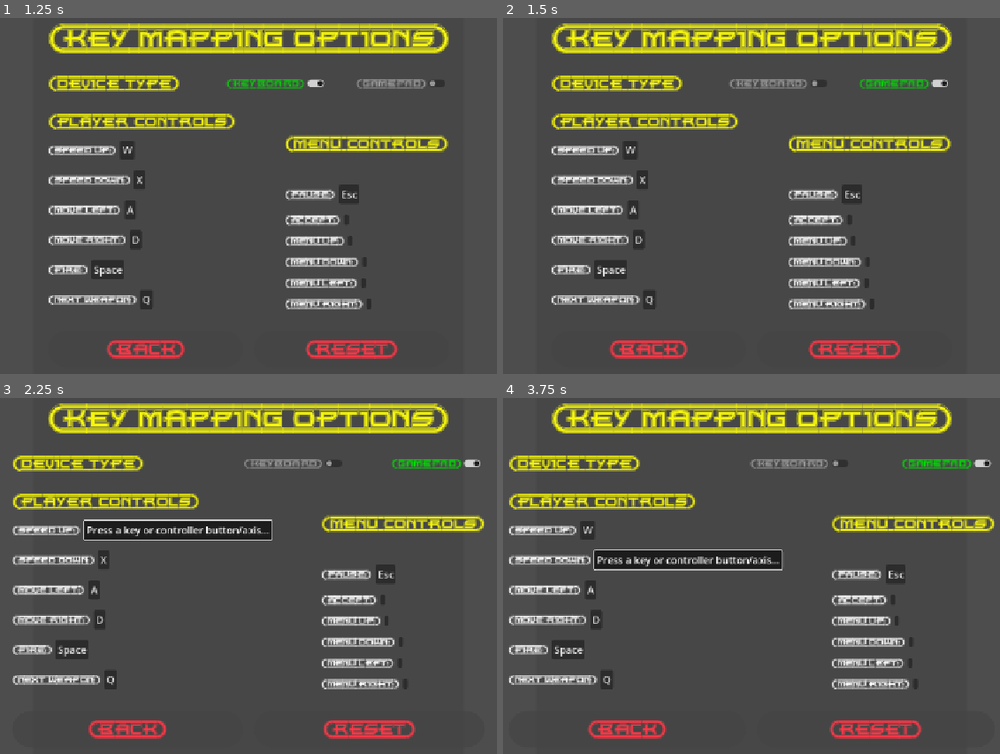
Above: before the commit, frames 1-4 (two rows, left to right).
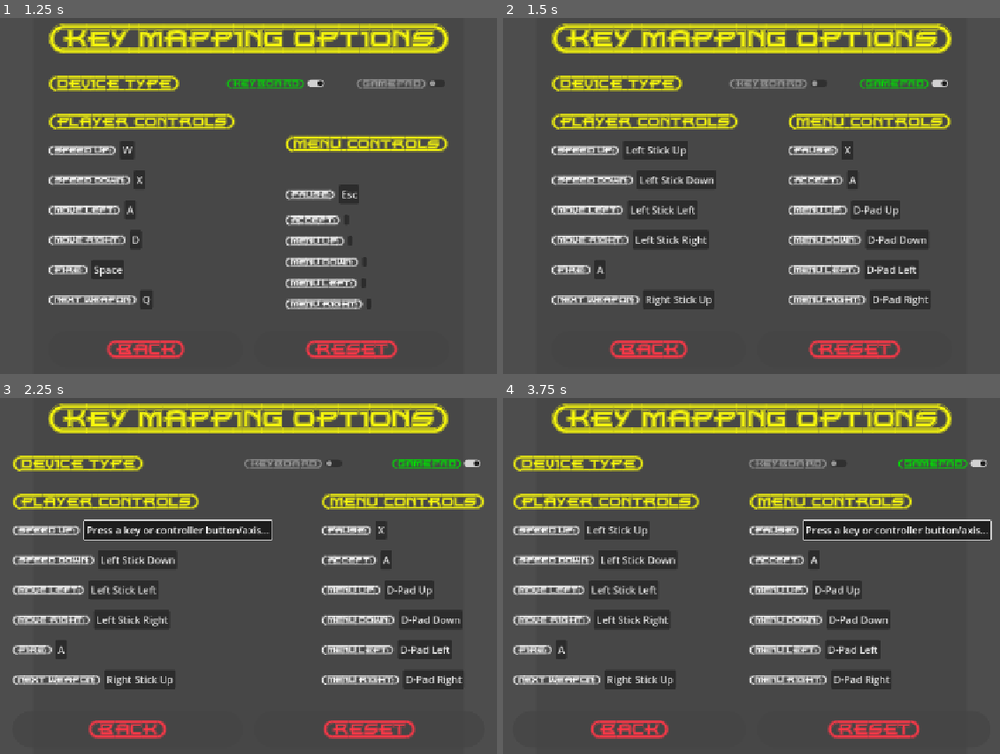
Above: after the commit, the same moments.

Repository: ikostan/SkyLockAssault
Game: Godot game, scene res://scenes/key_mapping_menu.tscn
Two runs of this game, one before a commit and one after it. Both use one fixed random seed, a clock stepped at 60 frames per second and the inputs below. This scene is started directly instead of the project's main scene. Video files are missing from this copy of the repository; at most half a second of black plays in their place. Sound files missing from this copy of the repository are replaced by a short silence.
Inputs:
- Up to frame 1 (1.25 s): click "{KEYBOARD}" at 0.5 s
- Up to frame 2 (1.5 s): click "{GAMEPAD}" at 1.25 s
- Up to frame 3 (2.25 s): click "W" (after the commit: "Left Stick Up") at 2 s
- Up to frame 4 (3.75 s): click "Press a key or controller but…" at 2.75 s; click "X" at 3.5 s

Frame 1 is identical in both runs. In frame 2, 11% of the frame differs, in the area x 19-91%, y 26-82%; in frame 3, 10%; in frame 4, 17%, in the area x 1-99%, y 16-96%.

Commit message:
Refactor input remapping for device-specific controls
Improves input remapping by distinguishing between keyboard and gamepad events, updating button text and logging accordingly. Adds device-specific default mappings and enables resetting controls for only the selected device. Refactors event matching and updates settings to support separate keyboard and gamepad defaults.

Diff:
--- a/scripts/input_remap_button.gd
+++ b/scripts/input_remap_button.gd
@@ -33,7 +33,8 @@
 	Key.KEY_RIGHT: "Right",
 	Key.KEY_UP: "Up",
 	Key.KEY_DOWN: "Down",
-	Key.KEY_ESCAPE: "Esc"
+	Key.KEY_ESCAPE: "Esc",
+	Key.KEY_ENTER: "Enter",
 	# Add more as needed for arrow keys, etc.
 }
 
@@ -103,8 +104,8 @@
 # Value to normalize axis direction to (e.g., +1.0 or -1.0)
 const AXIS_NORMALIZED_VALUE: float = 1.0
 
+@export var current_device: DeviceType = DeviceType.KEYBOARD
 @export var action: String = ""
-@export var action_event_index: int = 0
 
 var listening: bool = false
 
@@ -112,6 +113,7 @@
 # Ready: Setup toggle, text, connect pressed.
 # :rtype: void
 func _ready() -> void:
+	add_to_group("remap_buttons")
 	toggle_mode = true
 	update_button_text()
 	if not pressed.is_connected(_on_pressed):
@@ -132,38 +134,63 @@
 # :param event: Input event.
 # :type event: InputEvent
 # :rtype: void
+# In input_remap_button.gd (full updated _input function)
 func _input(event: InputEvent) -> void:
 	if not listening:
 		return
 
+	# Device-specific filtering: Skip if event doesn't match current device
+	if current_device == DeviceType.KEYBOARD and not event is InputEventKey:
+		return
+	elif (
+		current_device == DeviceType.GAMEPAD
+		and not (event is InputEventJoypadButton or event is InputEventJoypadMotion)
+	):
+		return
+
 	# Handle keyboard key press
 	if event is InputEventKey and event.pressed:
-		erase_old_event()
-		var new_event := InputEventKey.new()
+		erase_old_event()  # Remove the old matching event for this device
+		var new_event := InputEventKey.new()  # Consistent name: new_event
 		new_event.physical_keycode = event.physical_keycode
-		InputMap.action_add_event(action, new_event)
-		finish_remap()
-		return
-
-	# Handle joypad button press
+		InputMap.action_add_event(action, new_event)  # Add the new event
+		# Log the remap right here, using get_event_label on the new event
+		Globals.log_message(
+			"User remapped action '" + action + "' to '" + get_event_label(new_event) + "'",
+			Globals.LogLevel.DEBUG
+		)
+		finish_remap()  # Wrap up: update text, stop listening, save, etc.
+		return
+
+	# Handle gamepad (joypad) button press
 	if event is InputEventJoypadButton and event.pressed:
-		erase_old_event()
-		var new_event := InputEventJoypadButton.new()
+		erase_old_event()  # Remove the old matching event for this device
+		var new_event := InputEventJoypadButton.new()  # Consistent name: new_event
 		new_event.button_index = event.button_index
 		new_event.device = -1  # All devices
-		InputMap.action_add_event(action, new_event)
-		finish_remap()
-		return
-
-	# Handle joypad axis motion (if moved past deadzone)
+		InputMap.action_add_event(action, new_event)  # Add the new event
+		# Log the remap right here, using get_event_label on the new event
+		Globals.log_message(
+			"User remapped action '" + action + "' to '" + get_event_label(new_event) + "'",
+			Globals.LogLevel.DEBUG
+		)
+		finish_remap()  # Wrap up
+		return
+
+	# Handle gamepad (joypad) axis motion (if moved past deadzone)
 	if event is InputEventJoypadMotion and abs(event.axis_value) > AXIS_DEADZONE_THRESHOLD:
-		erase_old_event()
-		var new_event := InputEventJoypadMotion.new()
+		erase_old_event()  # Remove the old matching event for this device
+		var new_event := InputEventJoypadMotion.new()  # Consistent name: new_event
 		new_event.axis = event.axis
 		new_event.axis_value = get_normalized_axis_direction(event.axis_value)  # Normalize to +1 or -1
 		new_event.device = -1  # All devices
-		InputMap.action_add_event(action, new_event)
-		finish_remap()
+		InputMap.action_add_event(action, new_event)  # Add the new event
+		# Log the remap right here, using get_event_label on the new event
+		Globals.log_message(
+			"User remapped action '" + action + "' to '" + get_event_label(new_event) + "'",
+			Globals.LogLevel.DEBUG
+		)
+		finish_remap()  # Wrap up
 		return
 
 
@@ -180,9 +207,24 @@
 # Erase old event at index.
 # :rtype: void
 func erase_old_event() -> void:
-	var events := InputMap.action_get_events(action)
-	if events.size() > action_event_index:
-		InputMap.action_erase_event(action, events[action_event_index])
+	var old_ev: InputEvent = get_matching_event()
+	if old_ev:
+		InputMap.action_erase_event(action, old_ev)
+
+
+## Gets matching event for current device.
+## :rtype: InputEvent|null
+func get_matching_event() -> InputEvent:
+	var events: Array[InputEvent] = InputMap.action_get_events(action)
+	for ev: InputEvent in events:
+		if current_device == DeviceType.KEYBOARD and ev is InputEventKey:
+			return ev
+		elif (
+			current_device == DeviceType.GAMEPAD
+			and (ev is InputEventJoypadButton or ev is InputEventJoypadMotion)
+		):
+			return ev
+	return null
 
 
 # In input_remap_button.gd, inside finish_remap() func (before Settings.save_input_mappings())
@@ -192,26 +234,15 @@
 	update_button_text()
 	button_pressed = false
 	listening = false
-	# Log remap at DEBUG if index valid (uses get_event_label for new binding)
-	var events: Array[InputEvent] = InputMap.action_get_events(action)
-	if events.size() > action_event_index:
-		var new_label: String = get_event_label(events[action_event_index])
-		Globals.log_message(
-			"User remapped action '" + action + "' to '" + new_label + "'", Globals.LogLevel.DEBUG
-		)
-	Settings.save_input_mappings()
-	get_viewport().set_input_as_handled()
+	Settings.save_input_mappings()  # Save the changes
+	get_viewport().set_input_as_handled()  # Prevent further input propagation
 
 
 # Updated to display key, joypad button, or axis label
 # :rtype: void
 func update_button_text() -> void:
-	var events := InputMap.action_get_events(action)
-	if events.size() > action_event_index:
-		var event := events[action_event_index]
-		text = get_event_label(event)
-	else:
-		text = "Unbound"
+	var ev: InputEvent = get_matching_event()
+	text = get_event_label(ev) if ev else "Unbound"
 
 
 # Get display label for any event type (uses custom dicts only)
--- a/scripts/key_mapping.gd
+++ b/scripts/key_mapping.gd
@@ -38,6 +38,7 @@
 	keyboard.button_group = device_group
 	gamepad.button_group = device_group
 	keyboard.button_pressed = true  # Default: Keyboard
+	update_all_remap_buttons()
 
 	process_mode = Node.PROCESS_MODE_ALWAYS
 	Globals.log_message("Controls menu loaded.", Globals.LogLevel.DEBUG)
@@ -61,24 +62,43 @@
 			js_window.controlsBackPressed = _controls_back_button_pressed_cb
 
 
+## Updates all remap buttons.
+## :rtype: void
+func update_all_remap_buttons() -> void:
+	var current: InputRemapButton.DeviceType = (
+		InputRemapButton.DeviceType.KEYBOARD
+		if keyboard.button_pressed
+		else InputRemapButton.DeviceType.GAMEPAD
+	)
+	var buttons: Array[Node] = get_tree().get_nodes_in_group("remap_buttons")
+	for btn: InputRemapButton in buttons:
+		btn.current_device = current
+		btn.update_button_text()
+
+
 # NEW: Reset button handler—resets InputMap to defaults and updates buttons
 func _on_reset_pressed() -> void:
-	if keyboard.button_pressed:
-		Globals.log_message("Reseting keyboard controls.", Globals.LogLevel.DEBUG)
-	elif gamepad.button_pressed:
-		Globals.log_message("Reseting gamepad controls.", Globals.LogLevel.DEBUG)
+	# Function resets only the selected device type (keyboard or gamepad)
+	var device_type: String = "keyboard" if keyboard.button_pressed else "gamepad"
+	Settings.reset_to_defaults(device_type)
+	update_all_remap_buttons()
+	Globals.log_message("Resetting " + device_type + " controls.", Globals.LogLevel.DEBUG)
 
 
 func _on_keyboard_toggled(toggled_on: bool) -> void:
-	Globals.log_message(
-		"_on_keyboard_toggled control pressed: " + str(toggled_on), Globals.LogLevel.DEBUG
-	)
+	if toggled_on:
+		Globals.log_message(
+			"_on_keyboard_toggled control pressed: " + str(toggled_on), Globals.LogLevel.DEBUG
+		)
+		update_all_remap_buttons()
 
 
 func _on_gamepad_toggled(toggled_on: bool) -> void:
-	Globals.log_message(
-		"_on_gamepad_toggled control pressed: " + str(toggled_on), Globals.LogLevel.DEBUG
-	)
+	if toggled_on:
+		Globals.log_message(
+			"_on_gamepad_toggled control pressed: " + str(toggled_on), Globals.LogLevel.DEBUG
+		)
+		update_all_remap_buttons()
 
 
 func _on_controls_back_button_pressed() -> void:
--- a/scripts/settings.gd
+++ b/scripts/settings.gd
@@ -21,8 +21,8 @@
 	"ui_right",
 	"ui_accept",
 ]
-
-const DEFAULT_KEYS: Dictionary = {
+# New: Default keyboard mappings.
+const DEFAULT_KEYBOARD: Dictionary = {
 	"speed_up": KEY_W,
 	"speed_down": KEY_X,
 	"move_left": KEY_A,
@@ -35,7 +35,21 @@
 	"ui_left": KEY_LEFT,
 	"ui_right": KEY_RIGHT,
 	"ui_accept": KEY_ENTER,
-	"ui_focus_next": KEY_TAB
+}
+# New: Default gamepad mappings (assumes Xbox layout; adjust if needed).
+const DEFAULT_GAMEPAD: Dictionary = {
+	"speed_up": {"type": "axis", "axis": JOY_AXIS_TRIGGER_RIGHT, "value": 1.0},  # Throttle up.
+	"speed_down": {"type": "axis", "axis": JOY_AXIS_TRIGGER_LEFT, "value": 1.0},  # Throttle down.
+	"move_left": {"type": "axis", "axis": JOY_AXIS_LEFT_X, "value": -1.0},
+	"move_right": {"type": "axis", "axis": JOY_AXIS_LEFT_X, "value": 1.0},
+	"fire": {"type": "button", "button": JOY_BUTTON_A},
+	"next_weapon": {"type": "button", "button": JOY_BUTTON_Y},
+	"pause": {"type": "button", "button": JOY_BUTTON_START},
+	"ui_accept": {"type": "button", "button": JOY_BUTTON_A},
+	"ui_up": {"type": "button", "button": JOY_BUTTON_DPAD_UP},
+	"ui_down": {"type": "button", "button": JOY_BUTTON_DPAD_DOWN},
+	"ui_left": {"type": "button", "button": JOY_BUTTON_DPAD_LEFT},
+	"ui_right": {"type": "button", "button": JOY_BUTTON_DPAD_RIGHT},
 }
 
 var _needs_migration: bool = false  # Flag for old-format upgrade
@@ -68,7 +82,7 @@
 
 ## Loads input mappings from config, overriding project defaults only if saved.
 ## Handles old int keycode format for backward compat.
-## Skips if no saved data (preserves project key+joypad bindings).
+## Proceeds even if no file to add defaults where events missing.
 ## :param path: Config file path (default: CONFIG_PATH).
 ## :type path: String
 ## :param actions: Actions to load (default: ACTIONS).
@@ -77,52 +91,55 @@
 func load_input_mappings(path: String = CONFIG_PATH, actions: Array[String] = ACTIONS) -> void:
 	var config: ConfigFile = ConfigFile.new()
 	var err: int = config.load(path)
-	if err == ERR_FILE_NOT_FOUND:  # NEW: Specific check for file missing
-		Globals.log_message(
-			"No settings file found at " + path + "—using project defaults.", Globals.LogLevel.INFO
-		)
-		return
-
-	if err != OK:  # NEW: Handle other errors (e.g., parse error, permissions)
+	if err != OK and err != ERR_FILE_NOT_FOUND:  # Handle errors except missing file
 		Globals.log_message(
 			"Error loading settings file at " + path + ": " + str(err), Globals.LogLevel.ERROR
 		)
 		return
+	if err == ERR_FILE_NOT_FOUND:
+		Globals.log_message(
+			"No settings file found at " + path + "—adding defaults where missing.",
+			Globals.LogLevel.INFO
+		)
 
 	for action: String in actions:
 		var has_saved: bool = config.has_section_key("input", action)
 		if has_saved:
-			InputMap.action_erase_events(action)  # Only erase if we're overriding with saved data
-			var value: Variant = config.get_value("input", action)
-			var serials: Array[String] = []
-			if value is int:  # Old format: single keycode int
-				_needs_migration = true
-				serials = ["key:" + str(value)]
-			elif value is Array:  # New format
-				for item: String in value:
-					if typeof(item) == TYPE_STRING:
-						serials.append(item)
-					else:
-						Globals.log_message(
-							"Non-string item in input array for " + action + ": skipping item.",
-							Globals.LogLevel.WARNING
-						)
-			else:
-				Globals.log_message(
-					"Invalid saved value for " + action + ": skipping.", Globals.LogLevel.WARNING
-				)
-				continue
-			for s: String in serials:
-				_deserialize_and_add(action, s)
-		# After loading (or skipping), check if empty and add default key if needed
+			var serialized_events: Array = config.get_value("input", action)
+			InputMap.action_erase_events(action)
+			for serialized: String in serialized_events:
+				_deserialize_and_add(action, serialized)
+
+	for action: String in actions:
 		var events: Array[InputEvent] = InputMap.action_get_events(action)
-		if events.is_empty() and DEFAULT_KEYS.has(action):
-			var keycode: int = DEFAULT_KEYS[action]
-			if keycode != -1:
-				var nev: InputEventKey = InputEventKey.new()
-				nev.physical_keycode = keycode
-				InputMap.action_add_event(action, nev)
-				Globals.log_message("Added default key for " + action, Globals.LogLevel.DEBUG)
+		var has_key_event: bool = false
+		var has_joy_event: bool = false
+		for ev: InputEvent in events:
+			if ev is InputEventKey:
+				has_key_event = true
+			elif ev is InputEventJoypadButton or ev is InputEventJoypadMotion:
+				has_joy_event = true
+		if not has_key_event and DEFAULT_KEYBOARD.has(action):
+			var nev: InputEventKey = InputEventKey.new()
+			nev.physical_keycode = DEFAULT_KEYBOARD[action]
+			InputMap.action_add_event(action, nev)
+			Globals.log_message(
+				"Added default keyboard event for " + action, Globals.LogLevel.DEBUG
+			)
+		if not has_joy_event and DEFAULT_GAMEPAD.has(action):
+			var def: Dictionary = DEFAULT_GAMEPAD[action]
+			if def["type"] == "button":
+				var nev: InputEventJoypadButton = InputEventJoypadButton.new()
+				nev.button_index = def["button"]
+				nev.device = -1
+				InputMap.action_add_event(action, nev)
+			elif def["type"] == "axis":
+				var nev: InputEventJoypadMotion = InputEventJoypadMotion.new()
+				nev.axis = def["axis"]
+				nev.axis_value = def["value"]
+				nev.device = -1
+				InputMap.action_add_event(action, nev)
+			Globals.log_message("Added default gamepad event for " + action, Globals.LogLevel.DEBUG)
 
 
 ## Deserializes string to event and adds to action.
@@ -234,3 +251,40 @@
 		Globals.log_message("Failed to save input mappings: " + str(err), Globals.LogLevel.ERROR)
 	else:
 		Globals.log_message("Input mappings saved.", Globals.LogLevel.DEBUG)
+
+
+## Resets mappings to defaults for device type.
+## :param device_type: "keyboard" or "gamepad"
+## :type device_type: String
+## :rtype: void
+func reset_to_defaults(device_type: String) -> void:
+	if device_type not in ["keyboard", "gamepad"]:
+		return
+	for action: String in ACTIONS:
+		var events: Array[InputEvent] = InputMap.action_get_events(action).duplicate()
+		for ev: InputEvent in events:
+			if device_type == "keyboard" and ev is InputEventKey:
+				InputMap.action_erase_event(action, ev)
+			elif (
+				device_type == "gamepad"
+				and (ev is InputEventJoypadButton or ev is InputEventJoypadMotion)
+			):
+				InputMap.action_erase_event(action, ev)
+		if device_type == "keyboard" and DEFAULT_KEYBOARD.has(action):
+			var nev: InputEventKey = InputEventKey.new()
+			nev.physical_keycode = DEFAULT_KEYBOARD[action]
+			InputMap.action_add_event(action, nev)
+		elif device_type == "gamepad" and DEFAULT_GAMEPAD.has(action):
+			var def: Dictionary = DEFAULT_GAMEPAD[action]
+			if def["type"] == "button":
+				var nev: InputEventJoypadButton = InputEventJoypadButton.new()
+				nev.button_index = def["button"]  # FIX: Use "button" instead of "index"
+				nev.device = -1
+				InputMap.action_add_event(action, nev)
+			elif def["type"] == "axis":
+				var nev: InputEventJoypadMotion = InputEventJoypadMotion.new()
+				nev.axis = def["axis"]
+				nev.axis_value = def["value"]
+				nev.device = -1
+				InputMap.action_add_event(action, nev)
+	save_input_mappings()
